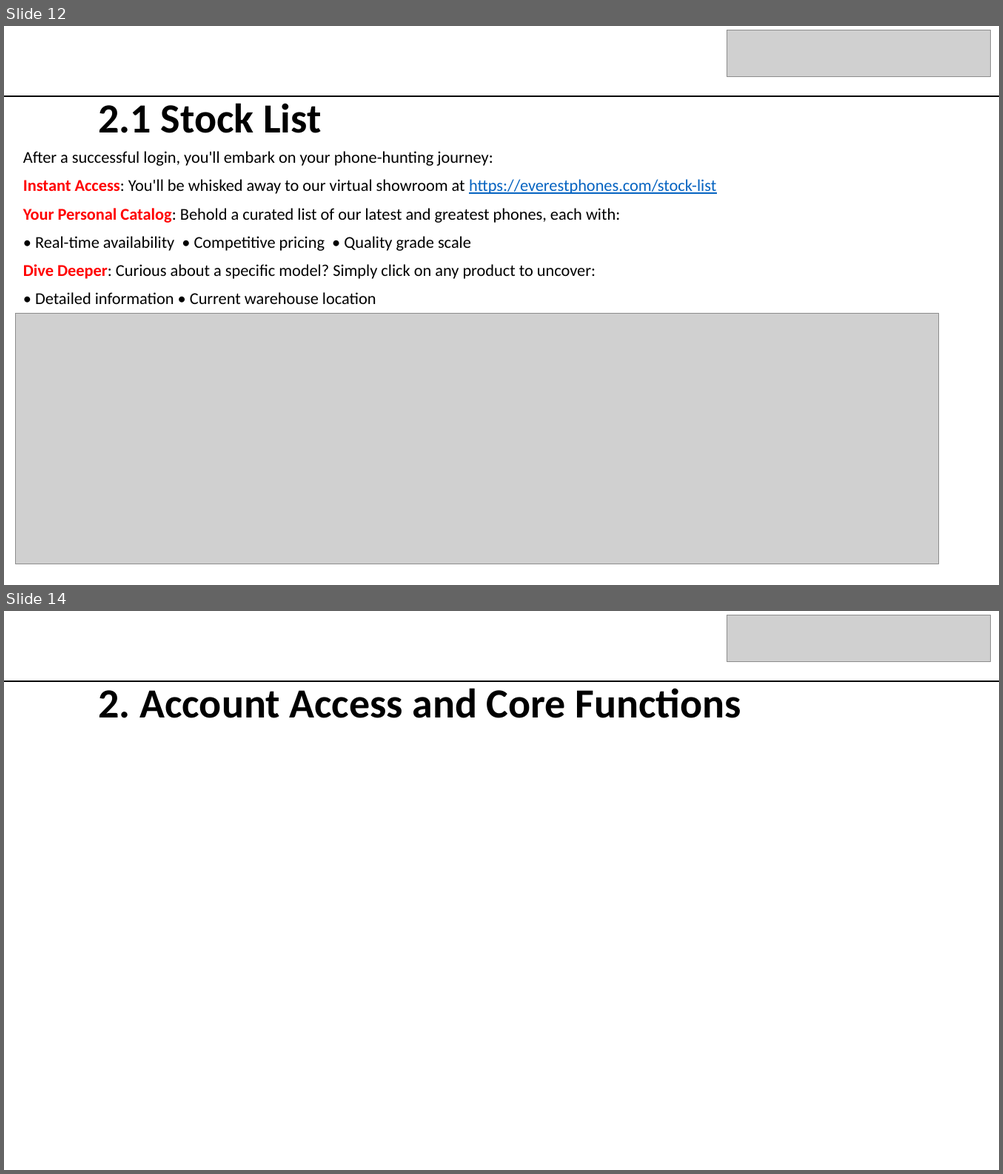
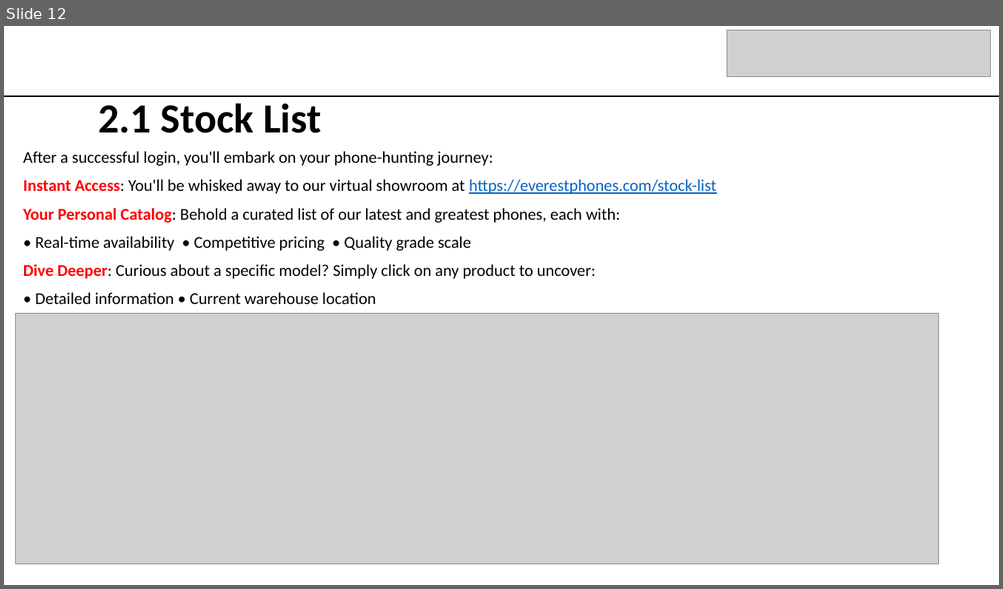
Before and after one commit to bidhan948/Everest-Phones-User-Manual, a slide deck: EVEREST PHONES.pptx. Shown one above the other, each under a label of ours: slides 12 and 14 before the commit, slide 12 after it; the slides between them are not shown. The pictures are 1003x1174 and 1003x589 pixels, drawn with LibreOffice and Linux fonts; fonts in the diff are those of the drawing; grey boxes stand for pictures. Boxes give left, top, right and bottom in pixels: in the first picture for what was removed or moved away, otherwise in the second. Text is boxed around its words. In the diff, an @@ line names an element or a change of style, - is before the commit and + after.

```diff
--- a/EVEREST PHONES.pptx
+++ b/EVEREST PHONES.pptx
@@ slide 14 removed at <box>4,611,999,1170</box>, background #FFFFFF @@
@@ picture removed at <box>727,615,990,663</box> @@
@@ line removed from (4, 681) to (999, 681) @@
@@ title removed at <box>99,688,741,718</box> @@
-2. Account Access and Core Functions
```
Also in this commit, not shown: 1 slide changed, 2 slides added.
